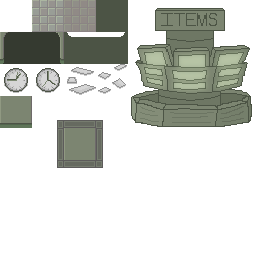
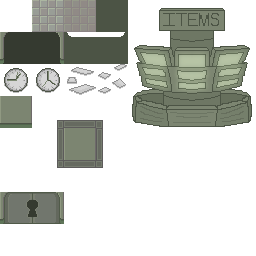
Two versions of the same layered image (256px x 256px). Layer-by-layer changes:
renamed "Layer 12" to "Layer 18", blend soft light → normal, painted on it over [0, 8, 219, 224]
removed layer "Layer 11" over [131, 8, 219, 127]
